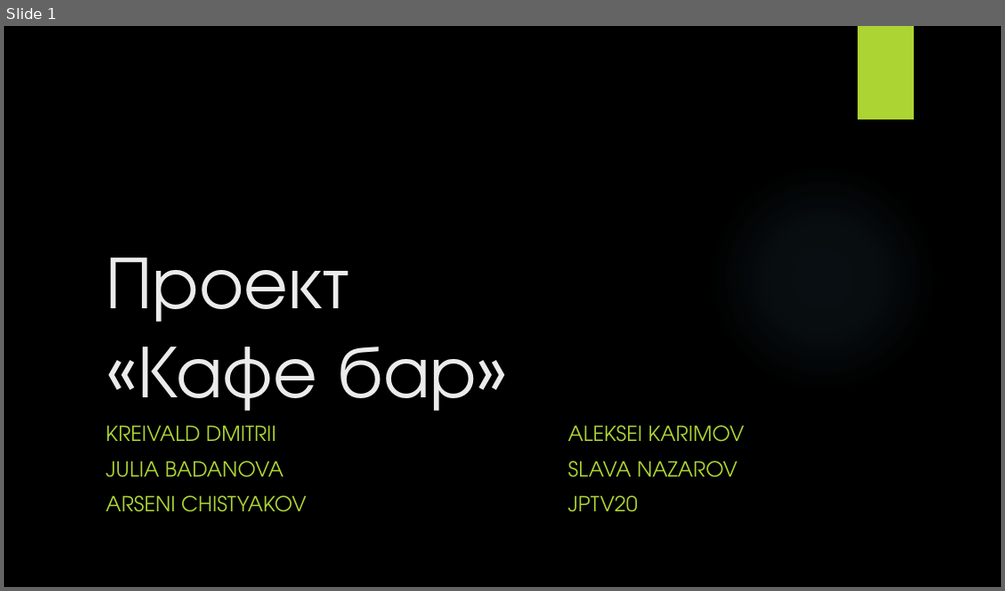
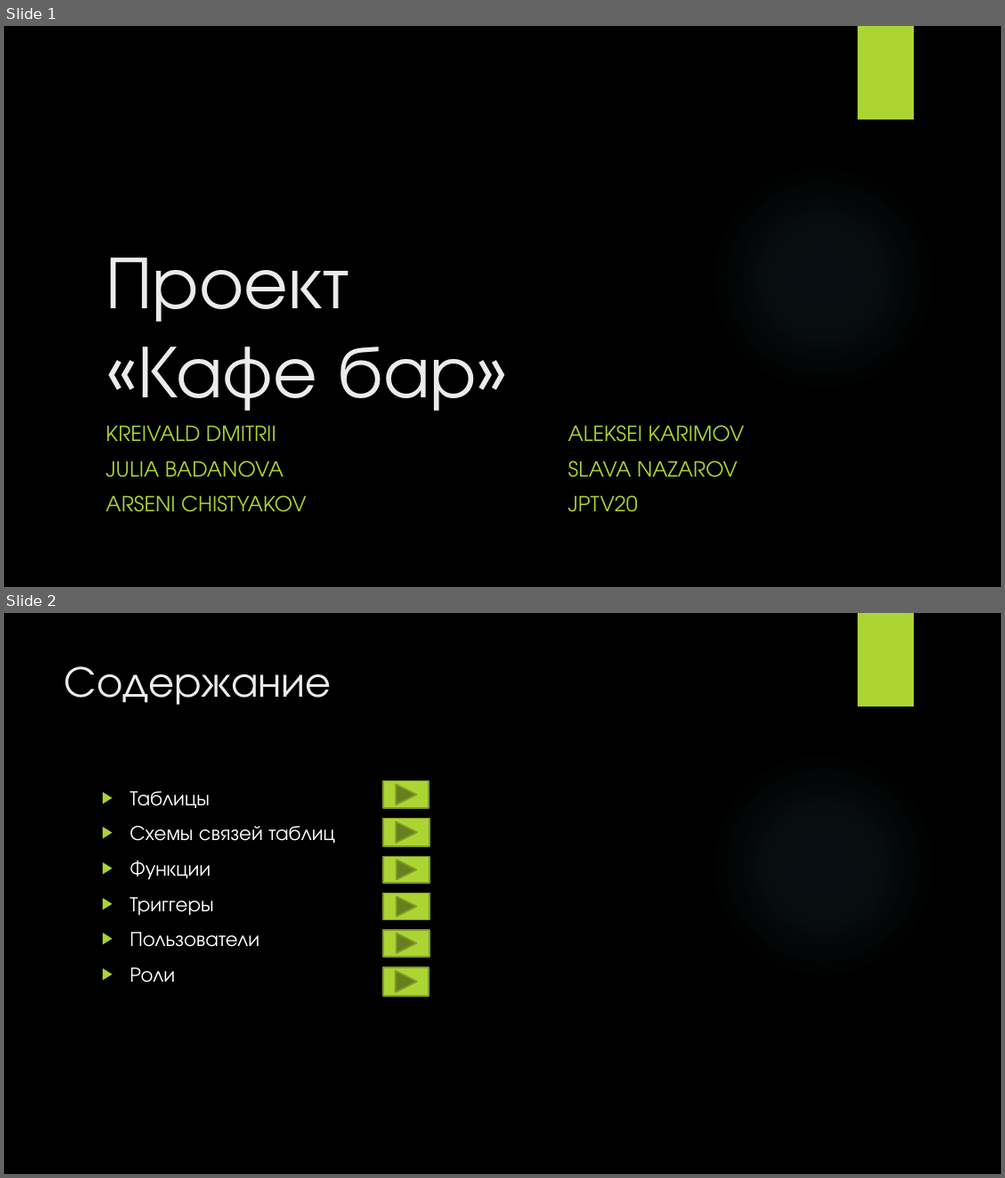
Before and after one commit to DJDims/Cafe-bar-project, a slide deck: Final boss.pptx. Shown one above the other, each under a label of ours: slide 1 before the commit, slides 1 and 2 after it. The pictures are 1005x591 and 1005x1178 pixels, drawn with LibreOffice and Linux fonts; fonts in the diff are those of the drawing; background and template pictures are left out. Boxes give left, top, right and bottom in pixels: in the first picture for what was removed or moved away, otherwise in the second. Text is boxed around its words. In the diff, an @@ line names an element or a change of style, - is before the commit and + after.

```diff
--- a/Final boss.pptx
+++ b/Final boss.pptx
@@ slide 2 added at bbox=[4, 613, 1001, 1174], background picture (left out); not listed: 2 template elements that a slide beside it also shows @@
@@ title added at bbox=[65, 666, 332, 705], 42 pt, text #EBEBEB @@
+Содержание
@@ text added at bbox=[129, 791, 335, 982], 20 pt, text #FFFFFF @@
+▶ Таблицы
+▶ Схемы связей таблиц
+▶ Функции
+▶ Триггеры
+▶ Пользователи
+▶ Роли
@@ action button forward next added at bbox=[383, 781, 429, 808], fill #ACD433, outline #7F9D26 1.5 pt @@
@@ action button forward next added at bbox=[383, 819, 429, 846], fill #ACD433, outline #7F9D26 1.5 pt @@
@@ action button forward next added at bbox=[383, 856, 429, 882], fill #ACD433, outline #7F9D26 1.5 pt @@
@@ action button forward next added at bbox=[383, 893, 429, 919], fill #ACD433, outline #7F9D26 1.5 pt @@
@@ action button forward next added at bbox=[383, 930, 429, 957], fill #ACD433, outline #7F9D26 1.5 pt @@
@@ action button forward next added at bbox=[383, 967, 429, 996], fill #ACD433, outline #7F9D26 1.5 pt @@
```
Also in this commit, not shown: 7 slides changed, 2 other slides added, 1 slide removed, 13 other files.
